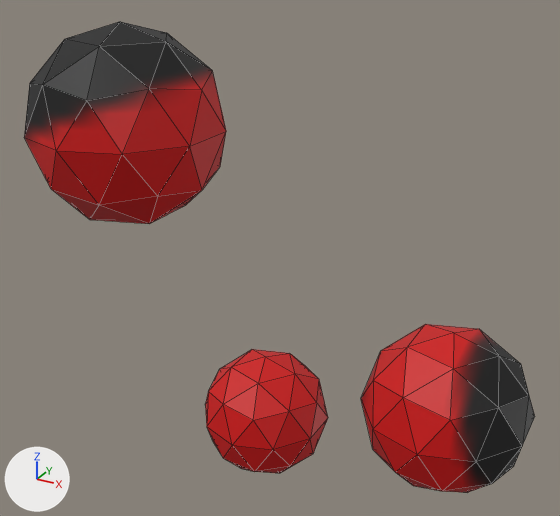
An edit to the Blender file Assets/Models/tomatoProduct.blend, drawn before and after from the same camera.
Camera for both pictures: a camera (50 mm lens) standing at (0.188, -0.351, 0.618) and looking at (-0.005, 0.0, 0.442). Every picture has the same lights, and +X, +Y and +Z are marked at lower left. Mesh edges are drawn as thin lines.

The first picture shows 'tomatoPlant'.
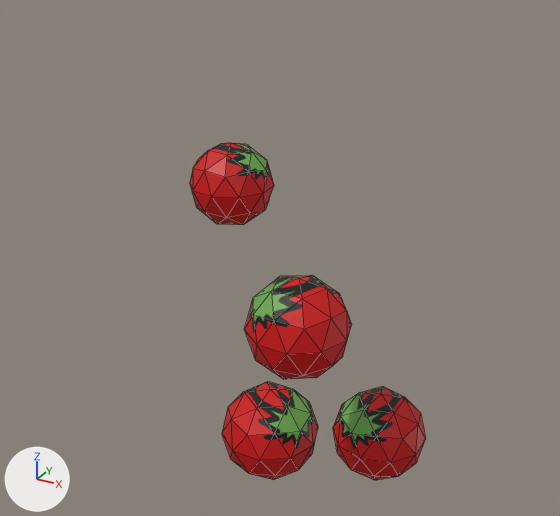
Diff of the bpy script that builds the scene:
```diff
--- a/Assets/Models/tomatoProduct.blend.py
+++ b/Assets/Models/tomatoProduct.blend.py
@@ me_plane @@
 # used by ob_tomatoplant; location = (0.0, 0.0, 0.0)
-me_plane.from_pydata(...)  # 126 vertices, 240 faces; spans x -0.099..0.14, y -0.122..0.114, z 0.235..0.576
+me_plane.from_pydata(...)  # 168 vertices, 320 faces; spans x -0.075..0.074, y -0.059..0.083, z 0.245..0.516
+# me_plane part 1: the loose piece of 42 vertices spanning x -0.088..0.001, y -0.122..-0.029, z 0.482..0.576 is turned 77.3 degrees about the z axis through its middle and scaled by 0.461, then moved by (0.03, 0.04, -0.035)
+# me_plane part 2: the loose piece of 42 vertices spanning x 0.051..0.14, y -0.041..0.052, z 0.325..0.418 is turned 179.6 degrees about the z axis through its middle and scaled by 0.635, then moved by (-0.05, 0.034, -0.056)
+# me_plane part 3: the loose piece of 42 vertices spanning x -0.099..-0.01, y 0.021..0.114, z 0.235..0.328 is turned 53.4 degrees about the z axis through its middle and scaled by 0.743, then moved by (0.014, -0.018, -0.001)
+# me_plane part 4: a new loose piece, an icosphere of 80 faces spanning x -0.005..0.051, y -0.059..-0.004, z 0.392..0.449, in mat_tomatoicon_png (picture img_tomatoicon_png)
 me_plane.materials.append(mat_tomatoicon_png)
```

Location of each change, [x1, y1, x2, y2] in pixels of the pictures (560 x 516 px; the box of a moved part takes in the faces that stretch with it):
'tomatoPlant', reshaped (54% narrower, 28% shorter)
    before: [24, 22, 535, 493]
    after: [190, 143, 426, 480]
part 1 of me_plane, moved or reshaped
    before: [24, 22, 226, 224]
    after: [190, 143, 274, 225]
part 2 of me_plane, moved or reshaped
    before: [361, 324, 535, 493]
    after: [333, 387, 426, 480]
part 3 of me_plane, moved or reshaped
    before: [205, 349, 328, 473]
    after: [222, 381, 318, 480]
part 4 of me_plane, added (red)
    after: [244, 275, 351, 379]
